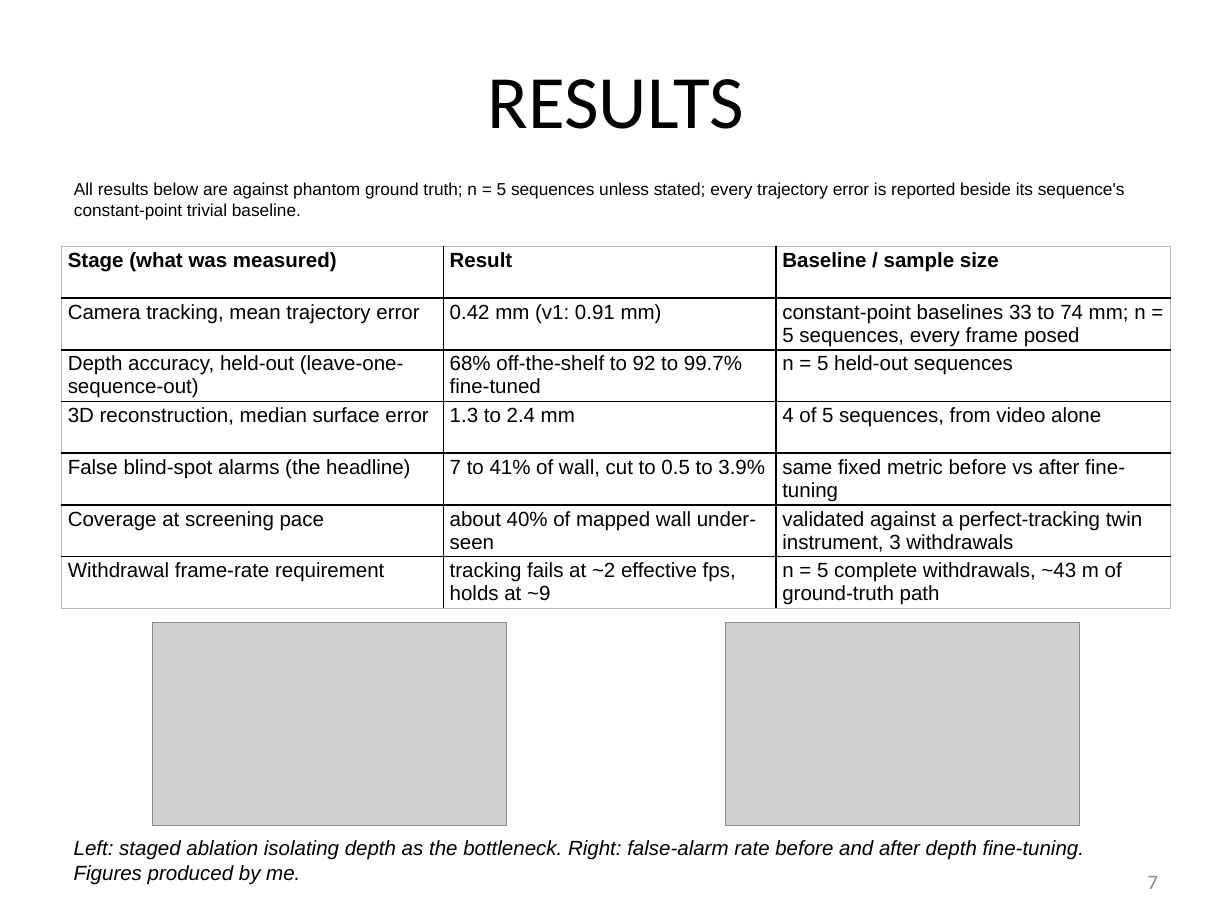
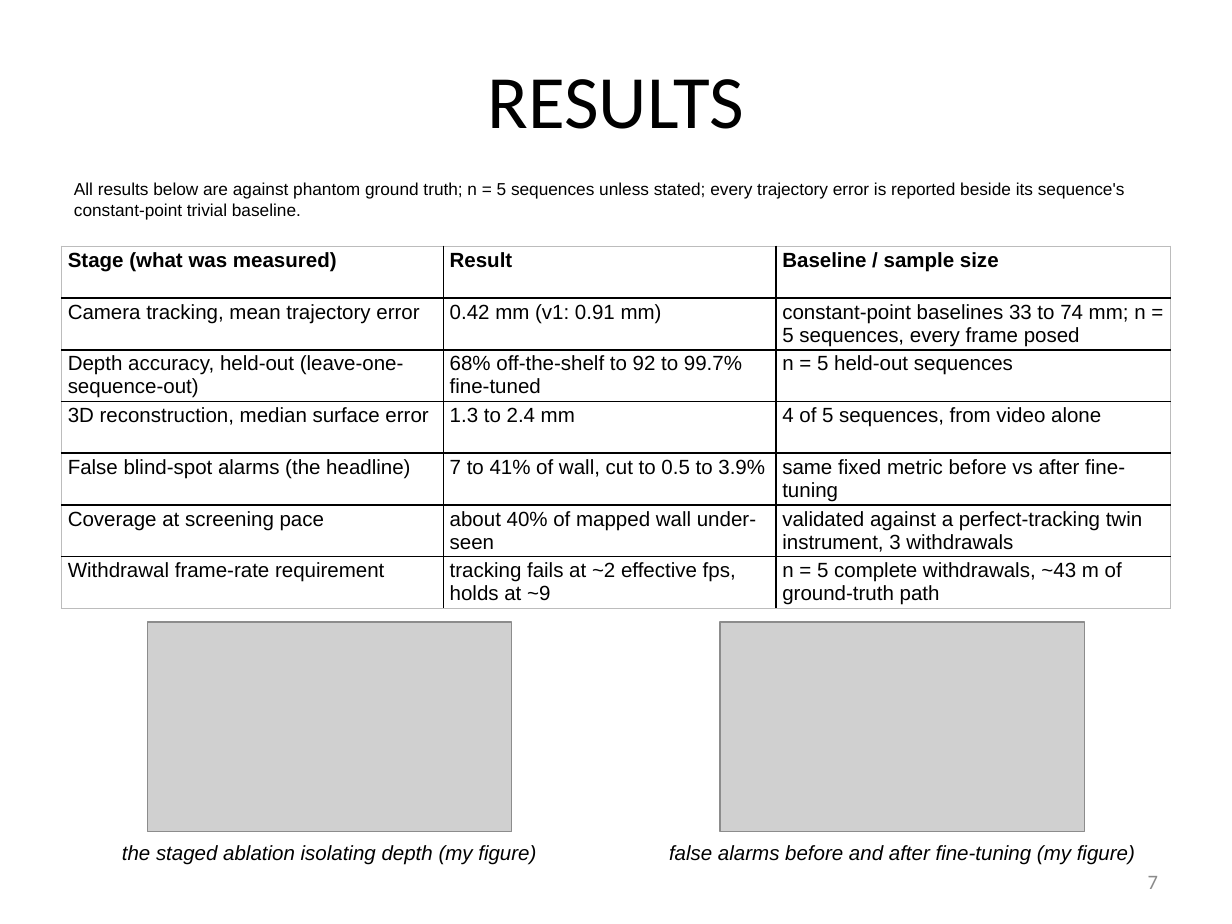
Before and after one commit to bluMoonx/EndoscopicMonocularSLAM, a slide deck: slide 7 of presentation/Argus_GSDSEF_2027_Digital_Presentation.pptx. Drawn at 1232x924 pixels with LibreOffice and Linux fonts; fonts in the diff are those of the drawing; grey boxes stand for pictures. Boxes give left, top, right and bottom in pixels: in the first picture for what was removed or moved away, otherwise in the second. Text is boxed around its words. In the diff, an @@ line names an element or a change of style, - is before the commit and + after.

Commit message:
Deck captions: one short caption under each image, no combined Left/Center/Right lines
Each figure now carries its own centered caption directly beneath it,
at the template minimum of Arial 12, and the figures grew into the
space the shared caption rows used to occupy. All twelve slides
re-rendered and checked; template validation passes.

```diff
--- a/presentation/Argus_GSDSEF_2027_Digital_Presentation.pptx
+++ b/presentation/Argus_GSDSEF_2027_Digital_Presentation.pptx
@@ picture: place and size @@
-picture at (153,622,506,825)
+picture at (148,622,513,832)
@@ picture: place and size @@
-picture at (726,622,1079,825)
+picture at (721,622,1085,832)
@@ text removed at (74,840,1084,885) @@
-Left: staged ablation isolating depth as the bottleneck. Right: false-alarm rate before and after depth fine-tuning. Figures produced by me.
@@ text added at (122,845,536,865), 12 pt, text #000000, italic @@
+the staged ablation isolating depth (my figure)
@@ text added at (669,845,1135,865), 12 pt, text #000000, italic @@
+false alarms before and after fine-tuning (my figure)
```
Also in this commit, not shown: 8 other slides changed, 1 other file.
